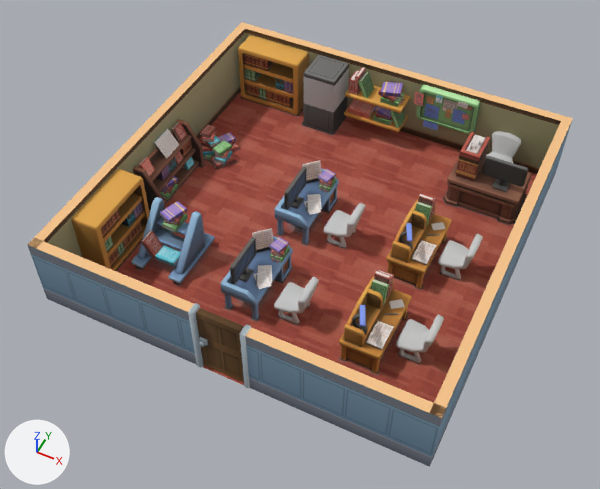
One commit to the FBX model Assets/RoleDemo/room/Amphitheatre/Library.FBX: the scene before it, then after it.
Both versions are drawn from a 50 mm camera at (10.23, -17.54, 16.16) aimed at (3.9, -4.9, 0.36). The lights are fixed; the arrows at lower left show +X, +Y and +Z. Where no turn or scale is listed for an object, it has been applied to the vertices.

Objects in the first picture: 'Library_Item_Administrator', 'Library_Item_Bookcase_004', 'Library_Item_Bookcase_01', 'Library_Item_Bookcase_02', 'Library_Item_ComputerDesk', 'Library_Item_ComputerDesk001', 'Library_Item_Desk', 'Library_Item_Desk001', 'Library_Item_Stairs', 'Library_Shadow_BookStall', 'Library_Shadow_Bookcase_01', 'Library_Shadow_Bookcase_02', 'Library_Shadow_ComputerDesk', 'Library_Shadow_ComputerDesk001', 'Library_Shadow_Desk', 'Library_Shadow_Desk001', 'Library_Shadow_Showcase', 'StaffLounge_Item_Door_01', 'Z032', 'Z038', 'Z039'.
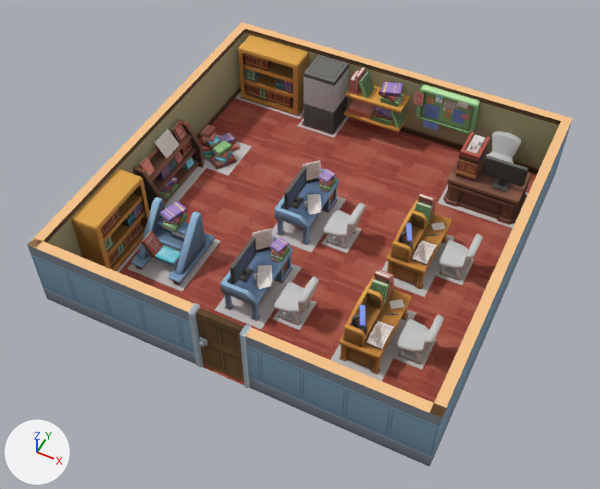
Where the newer file only moved an object's origin or applied its transform, the numbers keep the older frame.

Scene script edits in JSON lines:
```json
{"op": "set", "path": "img_library_shadow_c_png", "old": "load_image('Library_Shadow_C.png', 'Library_Shadow_C.png', 256, 256, 'sRGB')", "new": "load_image('Library_Shadow_C.png', 'Library_Shadow_C.png', 256, 256, 'Non-Color')"}
{"op": "set", "path": "img_studentdormitory_shadow_c_png", "old": "load_image('StudentDormitory_Shadow_C.png', 'StudentDormitory_Shadow_C.png', 256, 256, 'sRGB')", "new": "load_image('StudentDormitory_Shadow_C.png', 'StudentDormitory_Shadow_C.png', 256, 256, 'Non-Color')"}
{"op": "add", "block": "mat_03___default", "code": "n3 = _N.new('ShaderNodeTexImage'); n3.name = 'Image Texture.001'"}
{"op": "add", "block": "mat_03___default", "code": "n3.image = img_library_shadow_c_png"}
{"block": "mat_03___default", "where": "n2 = _N.new('ShaderNodeTexImage'); n2.name = 'Image Texture'"}
{"block": "mat_03___default", "where": "n0 = _N.new('ShaderNodeBsdfPrincipled'); n0.name = 'Principled BSDF'"}
{"op": "remove", "block": "mat_03___default", "code": "_L.new(n2.outputs[1], n0.inputs[4])  # 'Alpha' to 'Alpha'"}
{"op": "add", "block": "mat_03___default", "code": "_L.new(n3.outputs[0], n0.inputs[4])  # 'Color' to 'Alpha'"}
{"op": "add", "block": "mat_04___default", "code": "n3 = _N.new('ShaderNodeTexImage'); n3.name = 'Image Texture.001'"}
{"op": "add", "block": "mat_04___default", "code": "n3.image = img_studentdormitory_shadow_c_png"}
{"block": "mat_04___default", "where": "n2 = _N.new('ShaderNodeTexImage'); n2.name = 'Image Texture'"}
{"block": "mat_04___default", "where": "n0 = _N.new('ShaderNodeBsdfPrincipled'); n0.name = 'Principled BSDF'"}
{"op": "remove", "block": "mat_04___default", "code": "_L.new(n2.outputs[1], n0.inputs[4])  # 'Alpha' to 'Alpha'"}
{"op": "add", "block": "mat_04___default", "code": "_L.new(n3.outputs[0], n0.inputs[4])  # 'Color' to 'Alpha'"}
{"block": "me_mesh_109", "where": "me_mesh_109.from_pydata(...)  # 48 vertices, 38 faces; spans x -0.7..0.7, y -0.15..0.15, z 0.0..2.02"}
{"block": "me_mesh_109", "where": "# used by ob_stafflounge_item_door_01; location = (3.99, -8.88, 0.0)"}
{"block": "me_mesh_109", "change": "me_mesh_109 part 1: its shading normals changed"}
```

Location of each change, (x1, y1, x2, y2) in pixels of the pictures (600 x 489 px):
```json
{"object": "Library_Shadow_ComputerDesk001", "change": "surface changed", "before": [215, 264, 317, 330], "after": [215, 264, 317, 330], "on screen": "red to grey"}
{"object": "Library_Shadow_ComputerDesk", "change": "surface changed", "before": [272, 196, 361, 253], "after": [272, 196, 361, 253], "on screen": "brown to grey"}
{"object": "Library_Shadow_Desk001", "change": "surface changed", "before": [331, 310, 436, 381], "after": [331, 310, 436, 381], "on screen": "red to grey"}
{"object": "Library_Shadow_Stairs", "change": "surface changed", "before": [127, 232, 220, 291], "after": [127, 232, 220, 291], "on screen": "brown to grey"}
{"object": "Library_Shadow_Desk", "change": "surface changed", "before": [382, 235, 474, 297], "after": [382, 235, 474, 297], "on screen": "red to grey"}
{"object": "Library_Shadow_BookStall", "change": "surface changed", "before": [203, 134, 252, 175], "after": [203, 134, 252, 175], "on screen": "red to grey"}
{"object": "Library_Shadow_Bookcase_02", "change": "surface changed", "before": [164, 164, 209, 209], "after": [164, 164, 209, 209], "on screen": "red to grey"}
{"object": "Library_Shadow_Administrator", "change": "surface changed", "before": [438, 185, 528, 228], "after": [438, 185, 528, 228], "on screen": "red to grey"}
{"object": "Library_Shadow_Bookcase_003", "change": "surface changed", "before": [235, 92, 304, 119], "after": [235, 92, 304, 119]}
{"object": "Library_Shadow_Showcase", "change": "surface changed", "before": [298, 116, 349, 138], "after": [298, 116, 349, 138]}
{"object": "Library_Shadow_Bookcase_01", "change": "surface changed", "before": [115, 238, 143, 272], "after": [115, 238, 143, 272]}
```
